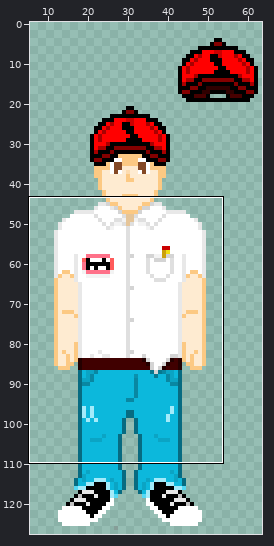
Sprite sheet -- Teknik2.gmx/sprites/images/spr_player_down_beta_1.png. Above: a wide view before the commit, with the close-up outlined.
Close-up. The starting point:
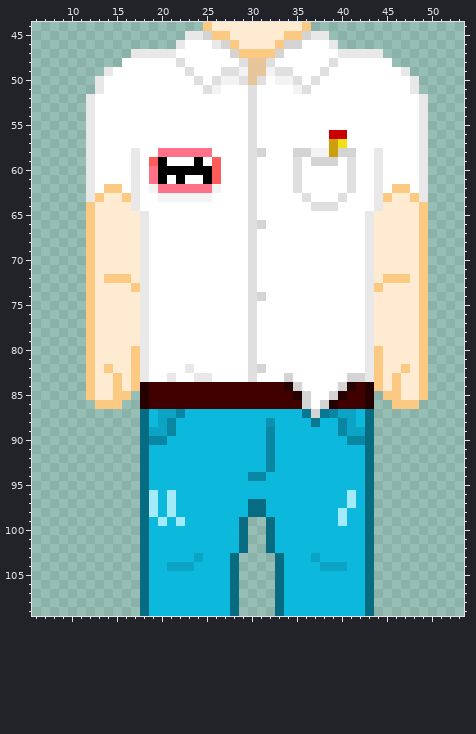
The file is 64x128 pixels. Pixels under 10% opacity are left out. Colours within 5 levels of each other are drawn and written as one. Shown: x 6..53, y 44..109. The wide view leaves out empty margins.
New version:
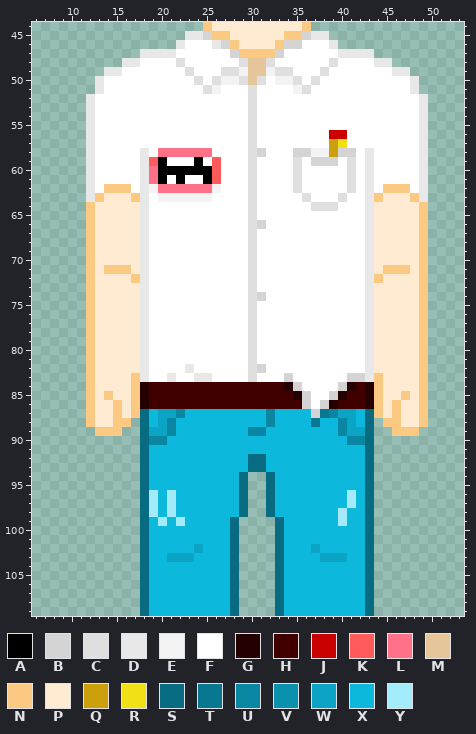
Palette (. is transparent): A #000000  B #d4d4d4  C #dfdfdf  D #e8e8e8  E #f3f3f3  F #ffffff  G #240000  H #400000  J #ca0000  K #ff5b5b  L #ff7189  M #e5c599  N #fcc983  P #feebd1  Q #cba00c  R #f0e015  S #076b81  T #07788f  U #0987a2  V #0a91ad  W #0ba4c4  X #0cb8dc  Y #a3ebfa
Edits made:
y 47: x 17 D -> .; x 44 D -> .
y 48: x 16..17 FF -> DD; x 44..45 FF -> DD
y 49: x 15 F -> D; x 46 F -> D
y 58..61: x 17..18 DF -> FD; x 43..44 FD -> DF
y 62: x 16..18 FDF -> NFD; x 43..45 FDF -> DFN
y 63: x 16..18 NDF -> PND; x 43..45 FDN -> DNP
y 64: x 17..18 DF -> PD; x 43..44 FD -> DP
y 71: x 14..16 PPP -> NNN; x 45..47 PPP -> NNN
y 72: x 14..17 NNNP -> PPPN; x 44..47 PNNN -> NPPP
y 73: x 17 N -> P; x 44 N -> P
y 80..81: x 17 N -> P; x 44 N -> P
y 82: x 14 N -> P; x 17 N -> P; x 44 N -> P; x 47 N -> P
y 83..84: x 15 N -> P; x 46 N -> P
y 85: x 14..17 PNN. -> NPPN; x 44..47 .NNP -> NPPN
y 86: x 12..14 .NN -> NPP; x 16..17 .. -> PN; x 44..45 .. -> NP; x 47..49 NN. -> PPN
y 87: x 12..17 ...... -> NPPNPN; x 32 X -> U; x 36 T -> X; x 44..49 ...... -> NPNPPN
y 88: x 12..16 ..... -> NPPNN; x 32 V -> U; x 45..49 ..... -> NNPPN
y 89: x 13..15 ... -> NNN; x 30..32 XXU -> UUX; x 46..48 ... -> NNN
y 90..91: x 32 U -> X
y 92..93: x 30..32 XXU -> SSX
y 94: x 29..32 XUUX -> S..S
y 95..96: x 29..32 XXXX -> S..S
y 97..98: x 29..32 XSSX -> S..S
y 99..101: x 28..29 XS -> S.; x 32..33 SX -> .S
y 102: x 24 X -> W; x 28..29 XS -> S.; x 32..33 SX -> .S; x 37 X -> W
y 103: x 21..24 XXXW -> WWWX; x 37..40 WXXX -> XWWW
y 104: x 21..23 WWW -> XXX; x 38..40 WWW -> XXX
